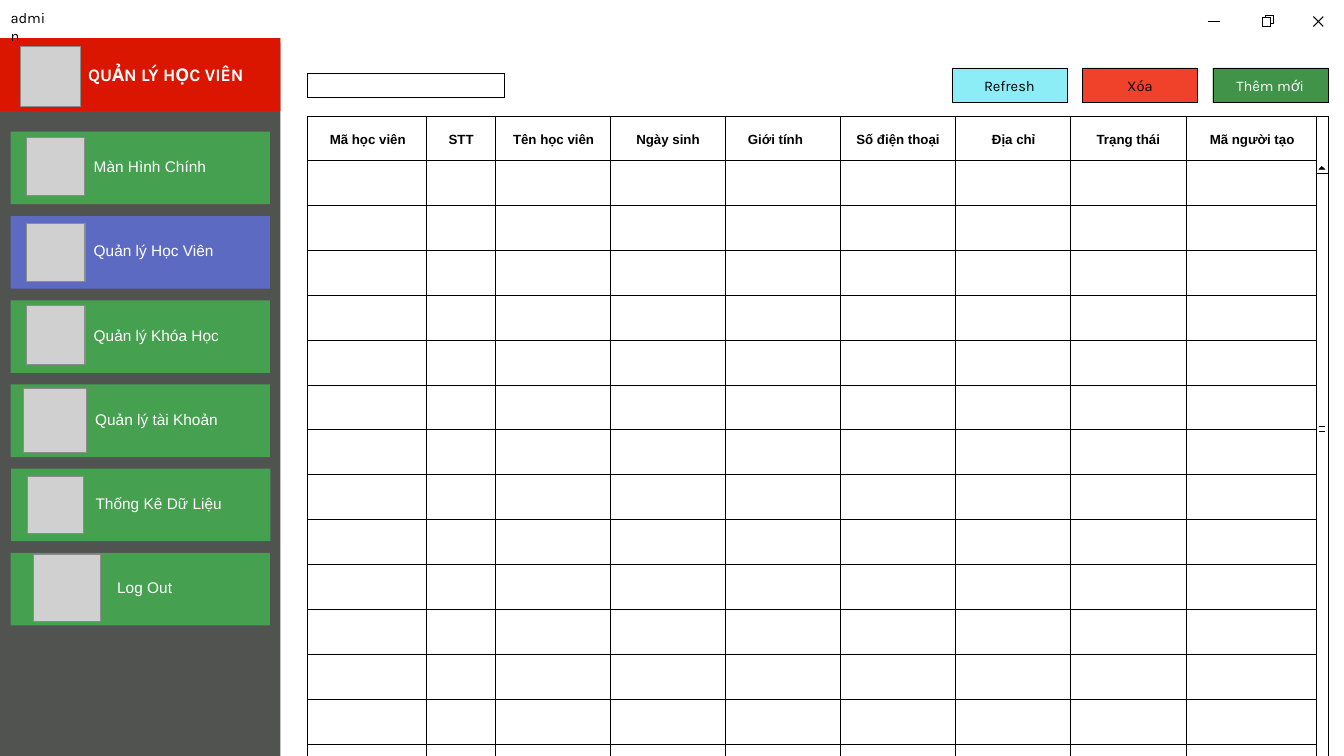
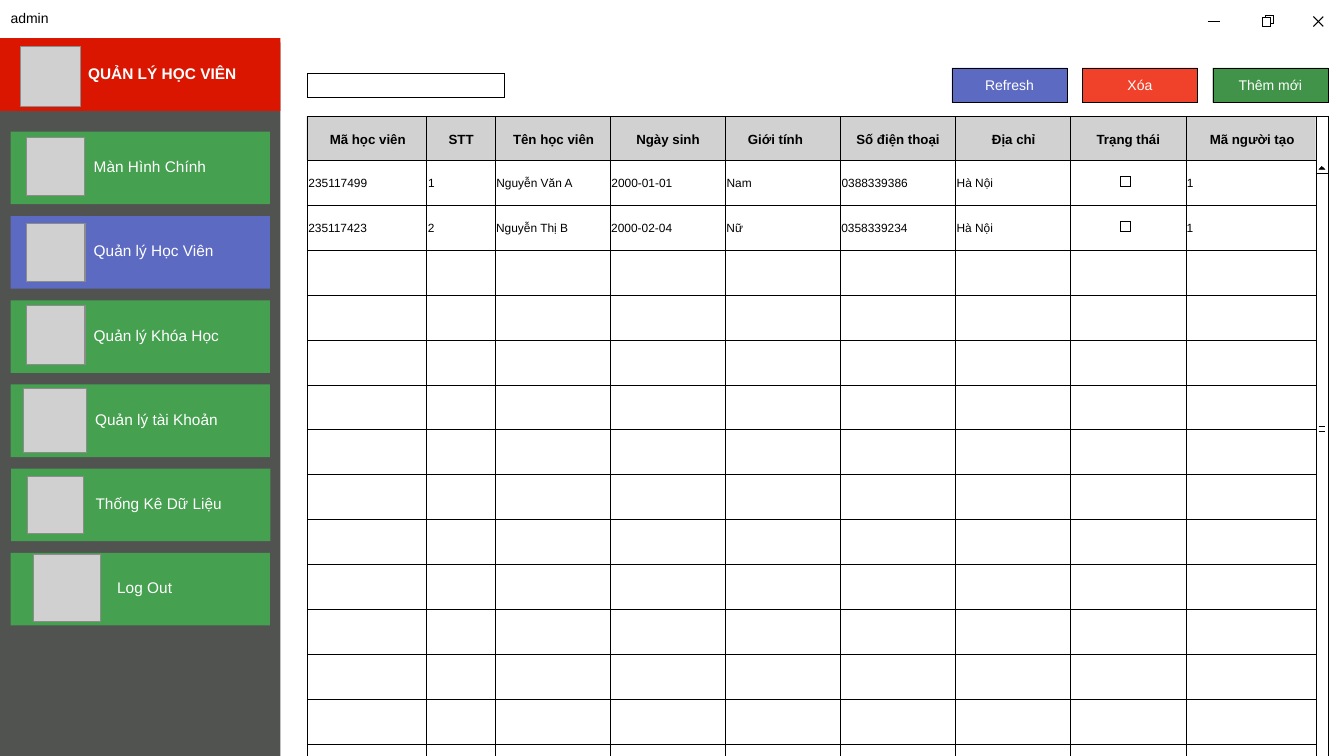
Before and after one commit to nthmaiii/QuanLySinhVien, a slide deck: slide 7 of Thiết kế giao diện.pptx (slide 4 before the commit). Drawn at 1344x756 pixels with LibreOffice and Linux fonts; fonts in the diff are those of the drawing; grey boxes stand for pictures; background and template pictures are left out. Boxes give left, top, right and bottom in pixels: in the first picture for what was removed or moved away, otherwise in the second. Text is boxed around its words. In the diff, an @@ line names an element or a change of style, - is before the commit and + after.

```diff
--- a/Thiết kế giao diện.pptx
+++ b/Thiết kế giao diện.pptx
@@ text "admin" at [11, 13, 49, 23]: size 10.5 to 10 pt, font Karla to Arial @@
@@ text "QUẢN LÝ HỌC VIÊN" at [88, 66, 236, 82]: size 12.5 to 11 pt, font Karla to Arial @@
@@ rectangle "Refresh" at [952, 68, 1067, 102]: size 10.5 to 10 pt, font Karla to Arial, text colour #000000 to #FFFFFF; fill #8DEDF7 to #5D6AC2 @@
@@ rectangle "Xóa" at [1083, 68, 1198, 102]: size 10.5 to 10 pt, font Karla to Arial, text colour #000000 to #FFFFFF @@
@@ rectangle "Thêm mới" at [1213, 68, 1328, 102]: size 10.5 to 10 pt, font Karla to Arial @@
@@ rectangle at [307, 116, 1328, 756]: fill #FFFFFF to none @@
@@ rectangle added at [307, 116, 1316, 160], fill #D1D1D1 @@
@@ text added at [308, 178, 367, 187], 8.5 pt, text #000000 @@
+235117499
@@ text added at [428, 178, 435, 187], 8.5 pt, text #000000 @@
+1
@@ text added at [496, 178, 573, 190], 8.5 pt, text #000000 @@
+Nguyễn Văn A
@@ text added at [611, 178, 672, 187], 8.5 pt, text #000000 @@
+2000-01-01
@@ text added at [727, 178, 752, 187], 8.5 pt, text #000000 @@
+Nam
@@ text added at [842, 178, 908, 187], 8.5 pt, text #000000 @@
+0388339386
@@ text added at [957, 178, 993, 189], 8.5 pt, text #000000 @@
+Hà Nội
@@ rectangle added at [1121, 176, 1131, 187], fill #FFFFFF, outline #000000 0.1 pt @@
@@ text added at [1187, 179, 1194, 187], 8.5 pt, text #000000 @@
+1
@@ text added at [308, 223, 367, 232], 8.5 pt, text #000000 @@
+235117423
@@ text added at [428, 223, 435, 232], 8.5 pt, text #000000 @@
+2
@@ text added at [496, 223, 568, 235], 8.5 pt, text #000000 @@
+Nguyễn Thị B
@@ text added at [611, 223, 672, 232], 8.5 pt, text #000000 @@
+2000-02-04
@@ text added at [726, 223, 743, 232], 8.5 pt, text #000000 @@
+Nữ
@@ text added at [841, 223, 907, 232], 8.5 pt, text #000000 @@
+0358339234
@@ text added at [957, 223, 993, 234], 8.5 pt, text #000000 @@
+Hà Nội
@@ rectangle added at [1120, 221, 1130, 231], fill #FFFFFF, outline #000000 0.1 pt @@
@@ text added at [1187, 224, 1194, 232], 8.5 pt, text #000000 @@
+1
```
Also in this commit, not shown: 21 other slides changed, 17 slides added.
